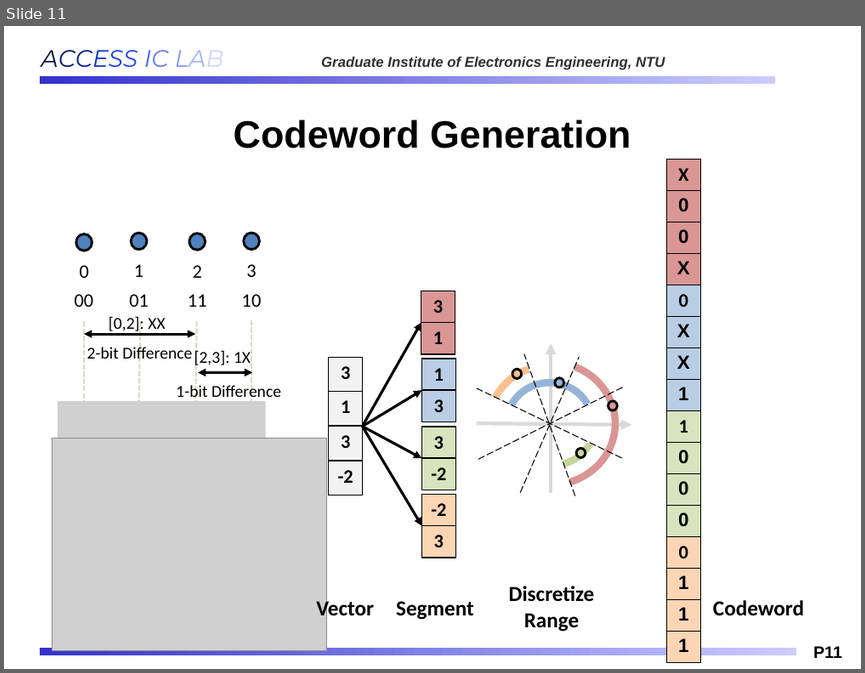
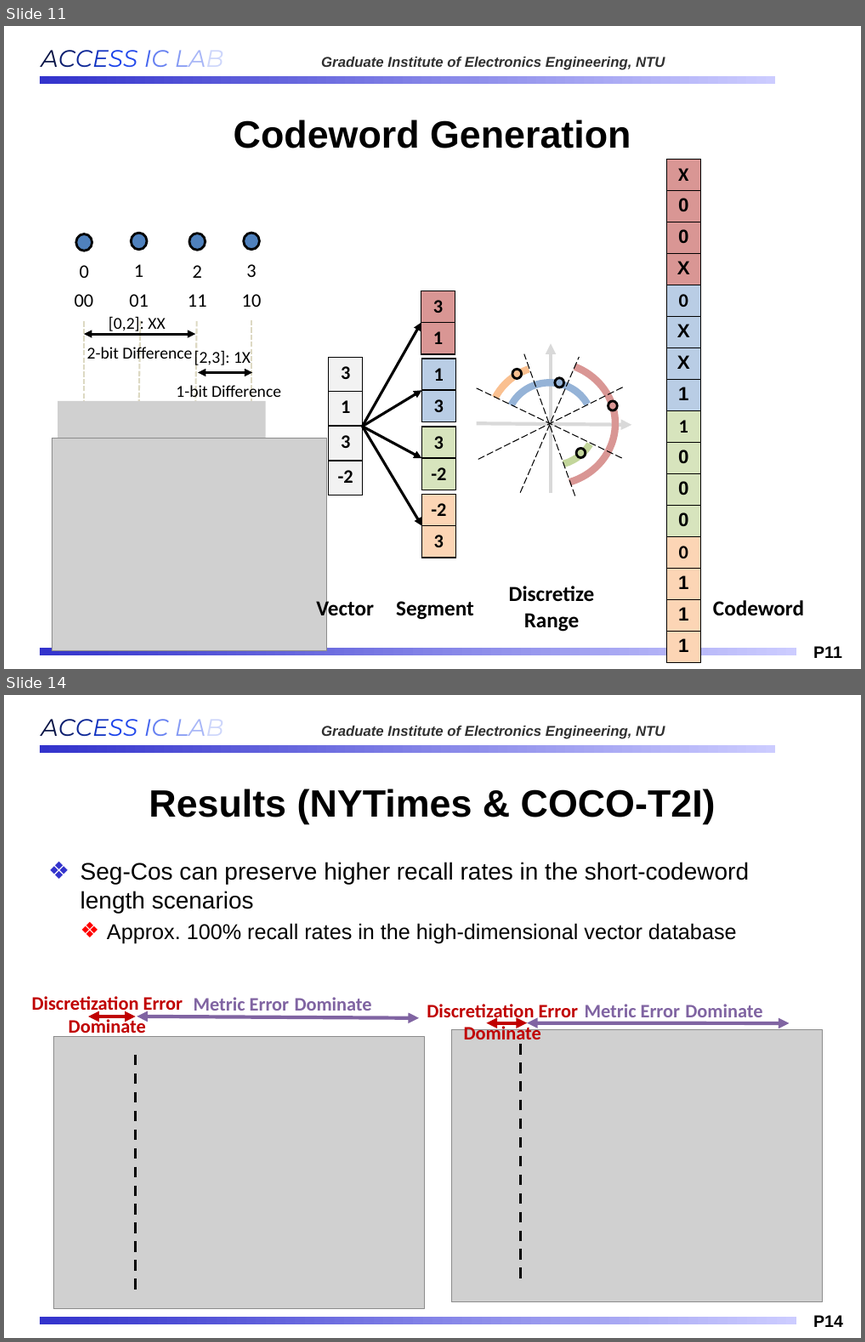
Before and after one commit to Oniontow/AndyWu_Project, a slide deck: ppt_mxic/MXIC_20260223.pptx. Shown one above the other, each under a label of ours: slide 11 before the commit, slides 11 and 14 after it; the slides between them are not shown. The pictures are 865x673 and 865x1342 pixels, drawn with LibreOffice and Linux fonts; fonts in the diff are those of the drawing; grey boxes stand for pictures; background and template pictures are left out. Boxes give left, top, right and bottom in pixels: in the first picture for what was removed or moved away, otherwise in the second. Text is boxed around its words. In the diff, an @@ line names an element or a change of style, - is before the commit and + after.

```diff
--- a/ppt_mxic/MXIC_20260223.pptx
+++ b/ppt_mxic/MXIC_20260223.pptx
@@ slide 14 added at box(4, 695, 861, 1338), background #FFFFFF; not listed: 4 template elements that a slide beside it also shows @@
@@ title added at box(148, 789, 715, 824), 32 pt, text #000000, bold @@
+Results (NYTimes & COCO-T2I)
@@ text added at box(80, 862, 749, 944), 20 pt, text #000000 @@
+❖ Seg-Cos can preserve higher recall rates in the short-codeword length scenarios
+  ❖ Approx. 100% recall rates in the high-dimensional vector database
@@ text added at box(32, 996, 182, 1038), 16 pt, text #C00000, bold @@
+Discretization Error
+Dominate
@@ text added at box(194, 997, 372, 1016), 16 pt, text #8064A2, bold @@
+Metric Error Dominate
@@ double arrow added from (88, 1016) to (136, 1016), #C00000 3 pt @@
@@ double arrow added from (137, 1016) to (419, 1018), #8064A2 3 pt @@
@@ text added at box(426, 1004, 578, 1045), 16 pt, text #C00000, bold @@
+Discretization Error
+Dominate
@@ double arrow added from (487, 1023) to (527, 1023), #C00000 3 pt @@
@@ double arrow added from (527, 1023) to (789, 1023), #8064A2 3 pt @@
@@ text added at box(585, 1004, 762, 1023), 16 pt, text #8064A2, bold @@
+Metric Error Dominate
@@ picture added at box(53, 1037, 425, 1310) @@
@@ picture added at box(451, 1030, 823, 1303) @@
@@ line added from (520, 1043) to (520, 1279), #000000 2.25 pt dashed @@
@@ line added from (136, 1055) to (136, 1291), #000000 2.25 pt dashed @@
```
Also in this commit, not shown: 2 slides changed, 4 other slides added, 1 slide removed.
